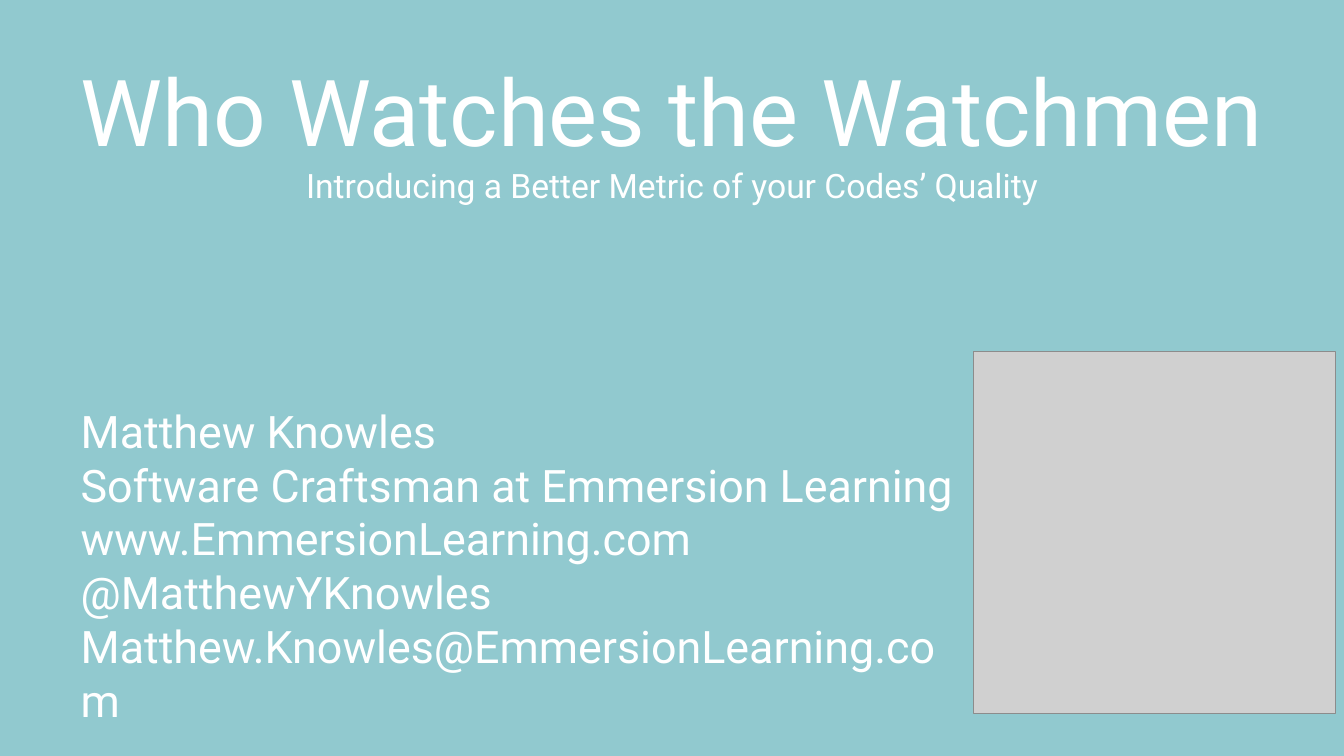
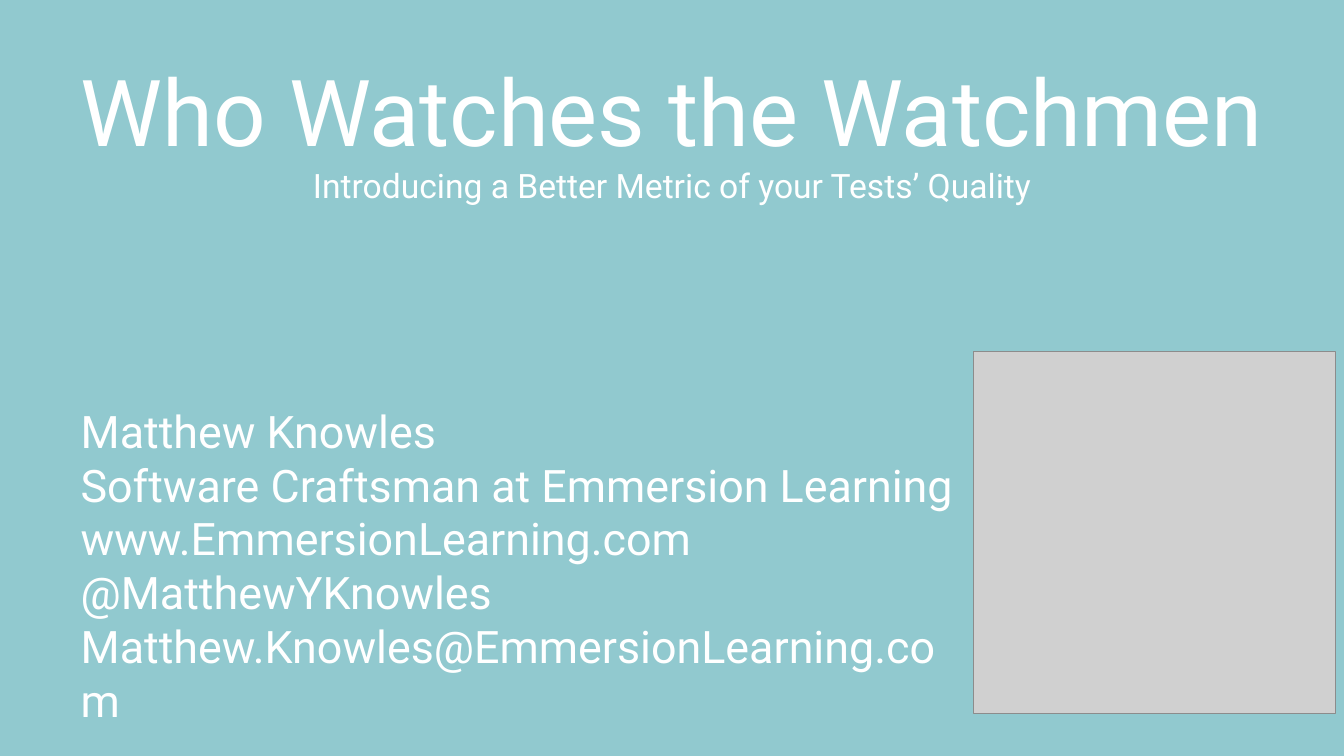
Before and after one commit to MatthewYKnowles/dev-nexus-2020, a slide deck: slide 2 of Who Watches the Watchmen Dev Nexus 2020.pptx. Drawn at 1344x756 pixels with LibreOffice and Linux fonts; fonts in the diff are those of the drawing; grey boxes stand for pictures. Boxes give left, top, right and bottom in pixels: in the first picture for what was removed or moved away, otherwise in the second. Text is boxed around its words. In the diff, an @@ line names an element or a change of style, - is before the commit and + after.

```diff
--- a/Who Watches the Watchmen Dev Nexus 2020.pptx
+++ b/Who Watches the Watchmen Dev Nexus 2020.pptx
@@ text at [313, 172, 1031, 205]: text changed @@
-Introducing a Better Metric of your Codes’ Quality
+Introducing a Better Metric of your Tests’ Quality
```
Also in this commit, not shown: 7 other slides changed, 1 slide added, 1 slide removed, 1 other file.
